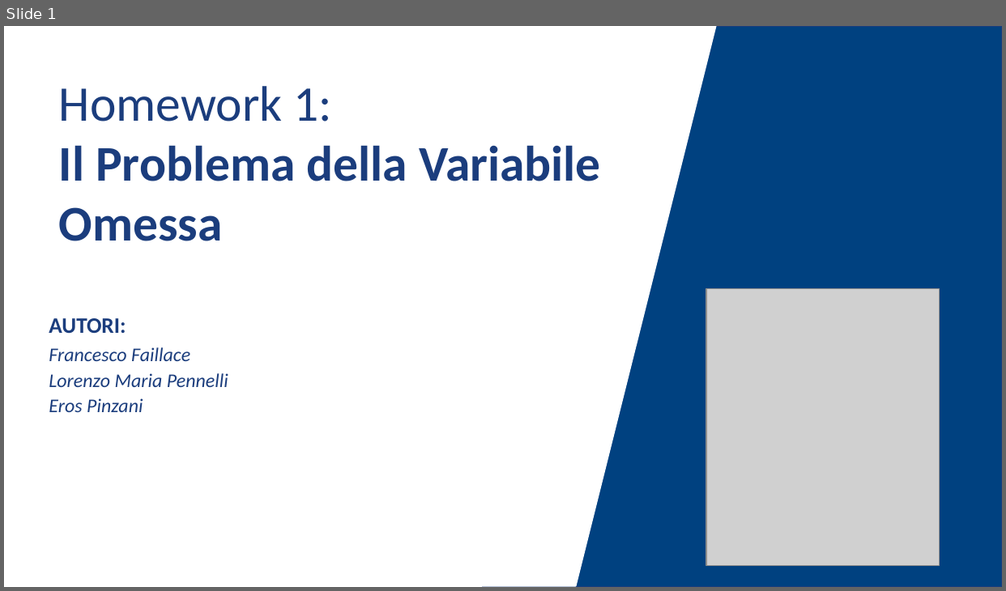
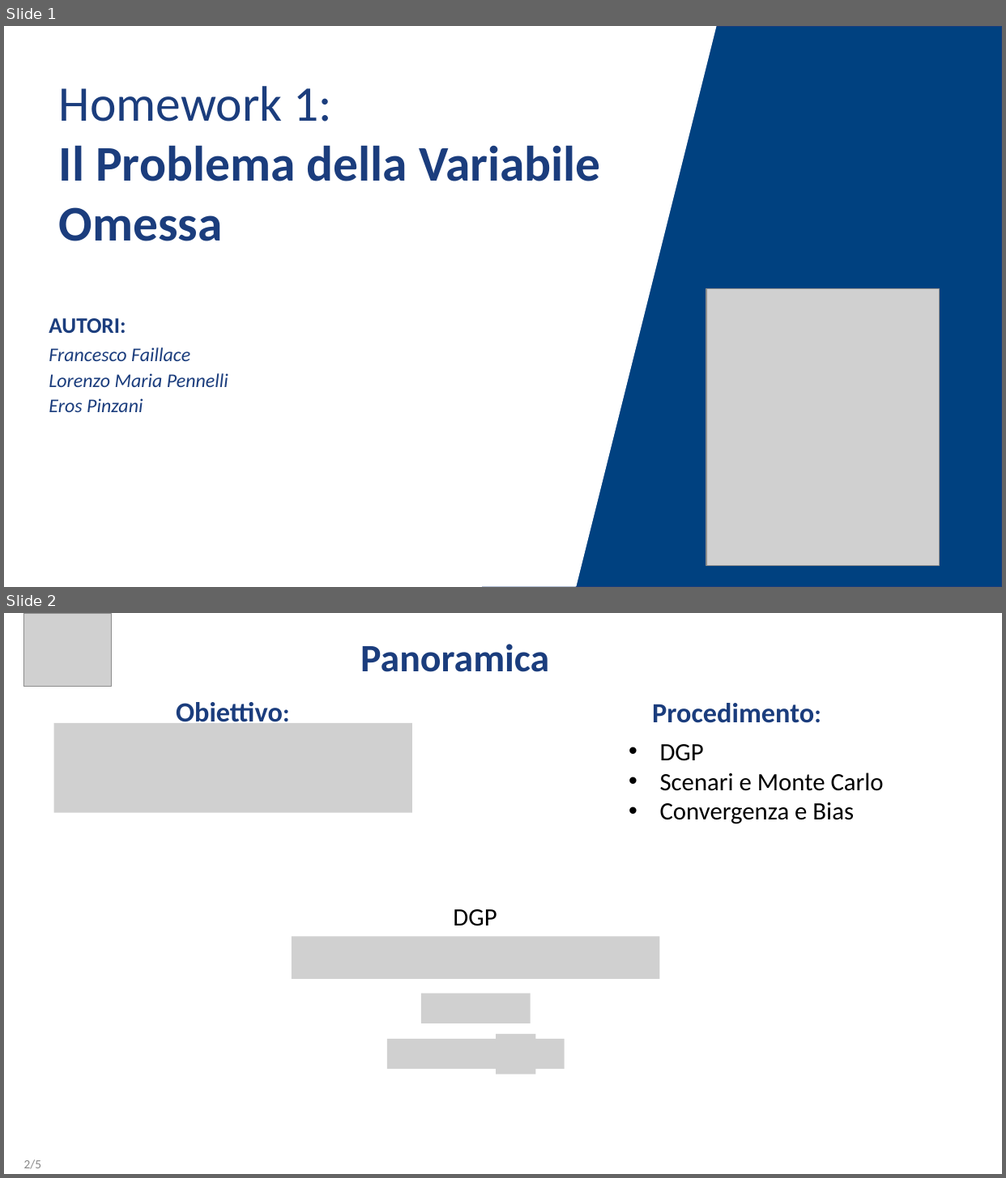
Before and after one commit to Eros-Pinzani/Statistical-Learning, a slide deck: Homework1/Presentazione_da_terminare.pptx. Shown one above the other, each under a label of ours: slide 1 before the commit, slides 1 and 2 after it. The pictures are 1006x591 and 1006x1178 pixels, drawn with LibreOffice and Linux fonts; fonts in the diff are those of the drawing; grey boxes stand for pictures. Boxes give left, top, right and bottom in pixels: in the first picture for what was removed or moved away, otherwise in the second. Text is boxed around its words. In the diff, an @@ line names an element or a change of style, - is before the commit and + after.

```diff
--- a/Homework1/Presentazione_da_terminare.pptx
+++ b/Homework1/Presentazione_da_terminare.pptx
@@ slide 2 added at (4,613,1002,1174), background #FFFFFF @@
@@ picture added at (24,613,112,686) @@
@@ text added at (360,644,549,672), 28 pt, text #1B3D7D, bold @@
+Panoramica
@@ text added at (176,702,283,722), 20 pt, text #1B3D7D, bold @@
+Obiettivo:
@@ text added at (652,703,814,723), 20 pt, text #1B3D7D, bold @@
+Procedimento:
@@ picture added at (54,723,412,812) @@
@@ text added at (660,744,884,824), 18 pt, text #000000 @@
+• DGP
+• Scenari e Monte Carlo
+• Convergenza e Bias
@@ text added at (453,909,496,926), 18 pt, text #000000 @@
+DGP
@@ picture added at (292,936,659,979) @@
@@ picture added at (421,993,530,1023) @@
@@ picture added at (387,1039,564,1069) @@
@@ picture added at (496,1034,536,1074) @@
@@ text added at (24,1160,42,1169), 9 pt, text #888888 @@
+2/5
```
Also in this commit, not shown: 1 slide changed, 1 slide removed.
